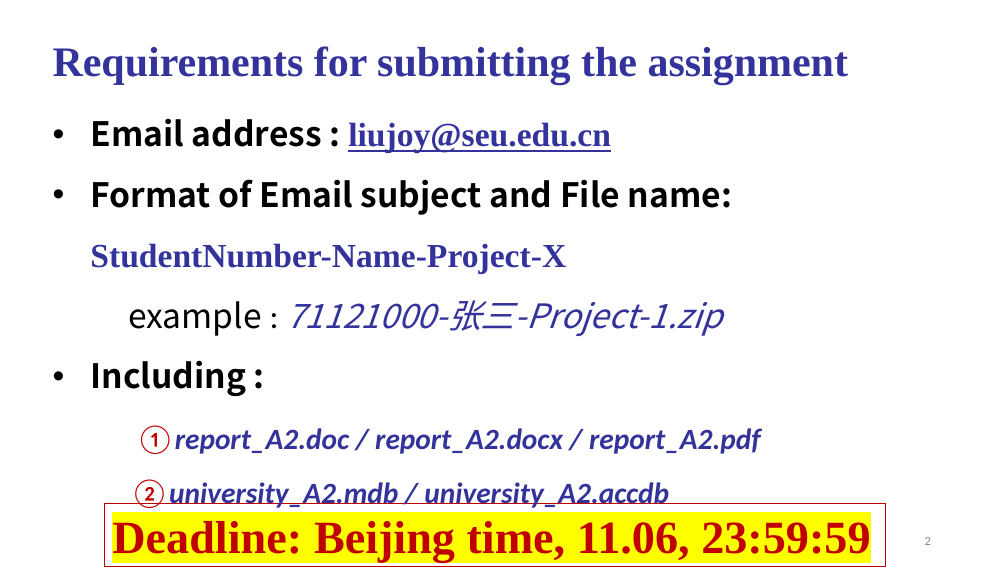
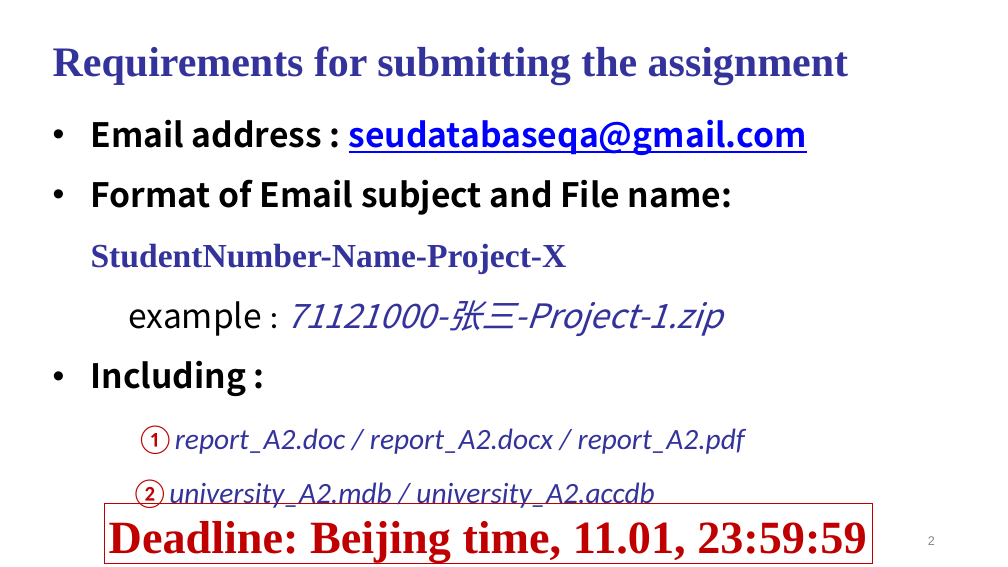
Before and after one commit to gongghao/database-labs, a slide deck: slide 2 of content/projects/project2/materials/Project_2_release.pptx. Drawn at 1008x567 pixels with LibreOffice and Linux fonts; fonts in the diff are those of the drawing. Boxes give left, top, right and bottom in pixels: in the first picture for what was removed or moved away, otherwise in the second. Text is boxed around its words. In the diff, an @@ line names an element or a change of style, - is before the commit and + after.

Commit message:
Replace Project 2 PDF and slides with revised releases

```diff
--- a/content/projects/project2/materials/Project_2_release.pptx
+++ b/content/projects/project2/materials/Project_2_release.pptx
@@ text at (x1=91, y1=119, x2=807, y2=155): text changed; font Times New Roman to Noto Sans CJK SC; text colour #33339B to #0000FF @@
-• Email address : liujoy@seu.edu.cn
+• Email address : seudatabaseqa@gmail.com
@@ text at (x1=128, y1=300, x2=745, y2=508): bold off in "①report_A2.doc / report_A2.docx / report_A2.pdf", "②university_A2.mdb / university_A2.accdb"; indent changed @@
@@ rectangle "Deadline: Beijing time, 11.01, 23:59:59" resized from (x1=105, y1=504, x2=886, y2=567) to (x1=105, y1=504, x2=873, y2=563) @@
@@ text in rectangle at (x1=109, y1=521, x2=866, y2=562): text changed @@
-Deadline: Beijing time, 11.06, 23:59:59
+Deadline: Beijing time, 11.01, 23:59:59
@@ page number at (x1=928, y1=536, x2=935, y2=545): font Calibri to Arial, text colour #8C8C8C to #888888 @@
```
Also in this commit, not shown: 19 other slides changed, 3 other files.
